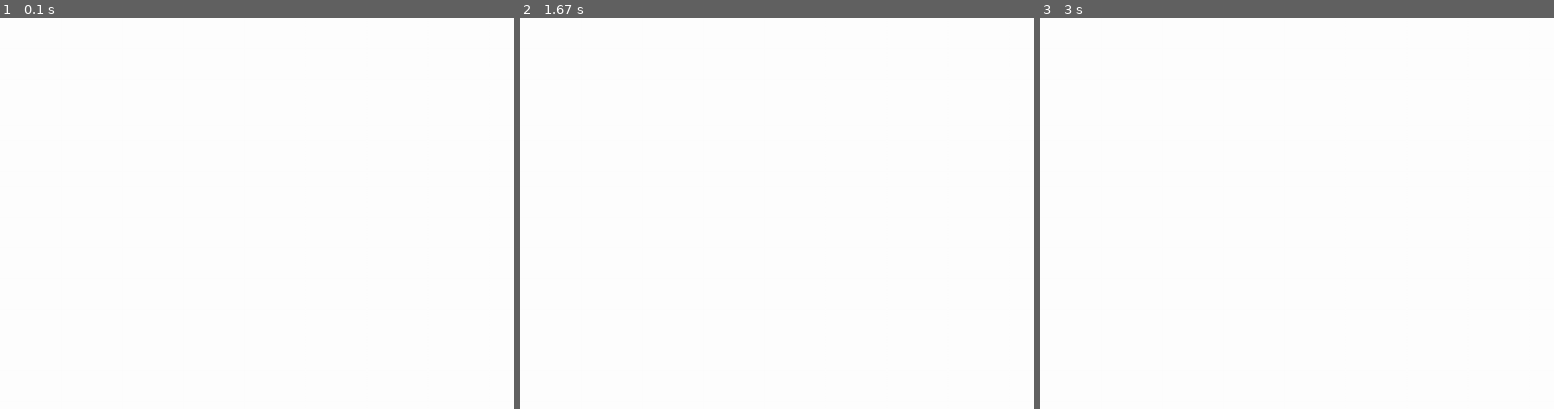
Above: before the commit, frames 1-3 (left to right).
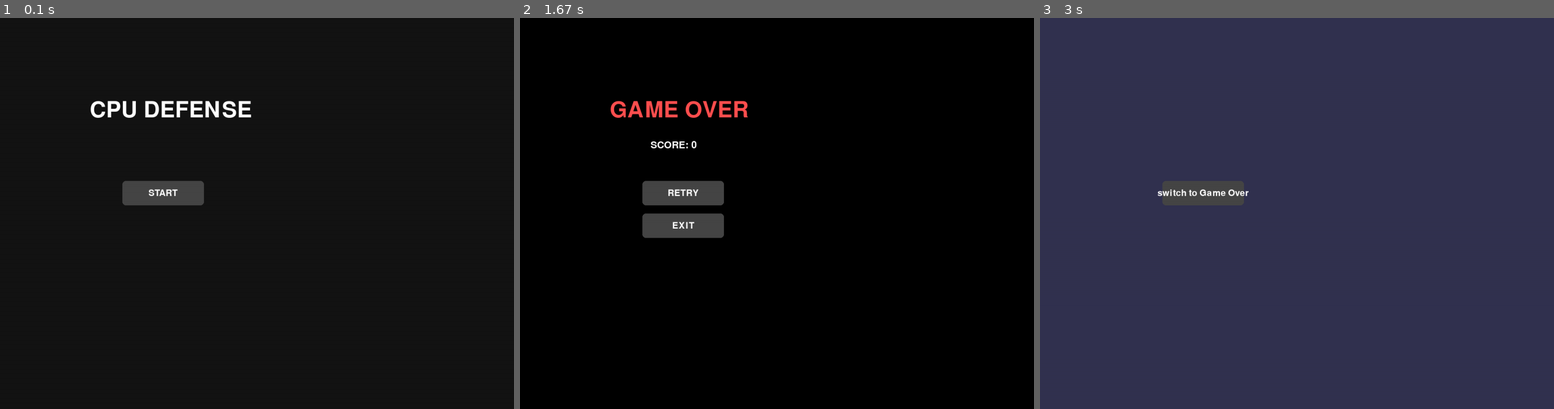
Above: after the commit, the same moments.

Repository: sdk0124/pygame_defense
Game: pygame game, started from main.py
Same seed, same stepped clock (60 frames per second), same inputs: the game is played once before the commit and once after it.
Inputs (mouse positions are in pixels of both pictures, inside the frame that each line leads up to):
- Up to frame 1 (0.1 s): no input
- Up to frame 2 (1.67 s): press the mouse at (684, 193) at 0.37 s; move the mouse to (720, 150) at 0.47 s; release the mouse at (756, 107) at 0.6 s; press the mouse at (684, 193) at 0.7 s; move the mouse to (643, 154) at 0.8 s; release the mouse at (602, 119) at 0.93 s; press the mouse at (684, 193) at 1.03 s; move the mouse to (761, 190) at 1.13 s; release the mouse at (838, 186) at 1.27 s; press the mouse at (684, 193) at 1.37 s; move the mouse to (705, 272) at 1.47 s; release the mouse at (730, 350) at 1.6 s
- Up to frame 3 (3 s): press the mouse at (1204, 225) at 1.7 s; move the mouse to (1204, 158) at 1.8 s; release the mouse at (1204, 92) at 1.93 s; press the mouse at (1204, 193) at 2.03 s; move the mouse to (1235, 186) at 2.13 s; release the mouse at (1266, 178) at 2.27 s; press the mouse at (1204, 193) at 2.37 s; move the mouse to (1230, 256) at 2.47 s; release the mouse at (1255, 319) at 2.6 s; press the mouse at (1204, 193) at 2.7 s; move the mouse to (1168, 217) at 2.8 s; release the mouse at (1137, 236) at 2.93 s

The runs differ from the first frame. In frame 1, 99% of the frame differs, in the area x 0-100%, y 0-100%; in frame 2, 100%; in frame 3, 100%.

Commit message:
Implement Scene Move

Diff:
--- a/core/game.py
+++ b/core/game.py
@@ -1,4 +1,6 @@
 import pygame
+from scenes.scene_state_manager import SceneStateManager
+from scenes.start_scene import StartScene
 from core.settings import FPS, SCREEN_WIDTH, SCREEN_HEIGHT
 
 class Game:
@@ -9,21 +11,13 @@
         self.running = True
         pygame.display.set_caption("CPU Defence")
 
+        self.scene_manager = SceneStateManager(self)
+        self.scene_manager.change_scene(StartScene(self))
+
     def run(self):
         while self.running:
-            self.clock.tick(FPS)
-            self.handle_events()
-            self.update()
-            self.draw()
-
-    def handle_events(self):
-        for event in pygame.event.get():
-            if event.type == pygame.QUIT:
-                self.running = False
-
-    def update(self):
-        pass
-
-    def draw(self):
-        self.screen.fill((255, 255, 255))
-        pygame.display.flip()
+            state = self.scene_manager.get_scene()
+            state.handle_events()
+            state.update(FPS)
+            state.draw(self.screen)
+            pygame.display.flip()
--- /dev/null
+++ b/scenes/end_scene.py
@@ -0,0 +1,39 @@
+import pygame
+from scenes.scene import Scene
+from ui.sample_button import Button
+
+class GameOverScene(Scene):
+    def __init__(self, game, final_score: int = 0):
+        super().__init__(game)
+        self.font = pygame.font.Font(None, 80)
+        self.font_small = pygame.font.Font(None, 36)
+        self.text = self.font.render("GAME OVER", True, (255, 80, 80))
+        self.score_surf = self.font_small.render(f"SCORE: {final_score}", True, (255, 255, 255))
+        self.retry_button = Button(300, 400, 200, 60, "RETRY")
+        self.exit_button = Button(300, 480, 200, 60, "EXIT")
+
+    def handle_events(self) -> None:
+        for event in pygame.event.get():
+            if event.type == pygame.QUIT:
+
+                self.game.running = False
+
+            if self.retry_button.handle_event(event):
+                """게임 화면으로 이동"""
+                from scenes.game_scene import GameScene
+                self.switch_to(GameScene(self.game))
+
+            if self.exit_button.handle_event(event):
+                """(임시) 게임 시작 화면으로 이동"""
+                from scenes.start_scene import StartScene
+                self.switch_to(StartScene(self.game))
+
+    def update(self, dt: float) -> None:
+        pass
+
+    def draw(self, screen: pygame.Surface) -> None:
+        screen.fill((0, 0, 0))
+        screen.blit(self.text, (220, 200))
+        screen.blit(self.score_surf, (320, 300))
+        self.retry_button.draw(screen)
+        self.exit_button.draw(screen)
--- /dev/null
+++ b/scenes/game_scene.py
@@ -0,0 +1,29 @@
+# scenes/game_scene.py
+import pygame
+from ui.sample_button import Button
+from scenes.scene import Scene
+
+class GameScene(Scene):
+    def __init__(self, game):
+        super().__init__(game)
+
+        # 임시 버튼
+        self.end_button = Button(300, 400, 200, 60, "switch to Game Over")
+
+    def handle_events(self) -> None:
+        for event in pygame.event.get():
+            if event.type == pygame.QUIT:
+
+                self.game.running = False
+
+            if self.end_button.handle_event(event):
+
+                from scenes.end_scene import GameOverScene
+                self.switch_to(GameOverScene(self.game, final_score=0))
+
+    def update(self, dt: float) -> None:
+        pass
+
+    def draw(self, screen: pygame.Surface) -> None:
+        screen.fill((50, 50, 80))
+        self.end_button.draw(screen)
--- /dev/null
+++ b/scenes/scene.py
@@ -0,0 +1,35 @@
+# 씬 추상클래스
+
+from __future__ import annotations
+from abc import ABC, abstractmethod
+import pygame
+from typing import TYPE_CHECKING
+
+if TYPE_CHECKING:
+    from core.game import Game
+
+class Scene(ABC):
+    """모든 씬의 공통 인터페이스를 강제하는 추상 클래스."""
+
+    def __init__(self, game: "Game") -> None:
+        self.game = game
+
+    @abstractmethod
+    def handle_events(self) -> None:
+        """입력/이벤트 처리"""
+        raise NotImplementedError
+
+    @abstractmethod
+    def update(self, dt: float) -> None:
+        """게임 로직 업데이트. dt는 초 단위(delta time)."""
+        raise NotImplementedError
+
+    @abstractmethod
+    def draw(self, screen: pygame.Surface) -> None:
+        """렌더링"""
+        raise NotImplementedError
+
+    # 씬 전환 메소드
+    def switch_to(self, next_scene: "Scene") -> None:
+        self.game.scene_manager.change_scene(next_scene)
+        print("Move to next Scene")
--- /dev/null
+++ b/scenes/scene_state_manager.py
@@ -0,0 +1,12 @@
+# 씬을 관리하는 클래스
+
+class SceneStateManager:
+    def __init__(self, game):
+        self.game = game
+        self.current_scene = None
+
+    def get_scene(self):
+        return self.current_scene
+
+    def change_scene(self, target_scene):
+        self.current_scene = target_scene
--- /dev/null
+++ b/scenes/start_scene.py
@@ -0,0 +1,34 @@
+# 게임 시작 씬
+
+import pygame
+from scenes.scene import Scene
+
+from ui.sample_button import Button
+
+class StartScene(Scene):
+    def __init__(self, game):
+        super().__init__(game)
+        self.game = game
+        self.font = pygame.font.Font(None, 80)
+        self.title = self.font.render("CPU DEFENSE", True, (255, 255, 255))
+
+        self.start_button = Button(300, 400, 200, 60, "START")
+
+    def handle_events(self) -> None:
+        for event in pygame.event.get():
+            if event.type == pygame.QUIT:
+
+                self.game.running = False
+
+            if self.start_button.handle_event(event):
+
+                from scenes.game_scene import GameScene
+                self.switch_to(GameScene(self.game))
+
+    def update(self, dt) -> None:
+        pass
+
+    def draw(self, screen):
+        screen.fill((20, 20, 20))
+        screen.blit(self.title, (220, 200))
+        self.start_button.draw(screen)
--- /dev/null
+++ b/ui/sample_button.py
@@ -0,0 +1,46 @@
+# (임시 버튼 클래스 -> 씬 전환 확인용)
+
+import pygame
+
+class Button:
+    def __init__(self, x, y, width, height, text, font_size=32,
+                 text_color=(255, 255, 255), color_idle=(70, 70, 70), color_hover=(100, 100, 100)):
+        """
+        간단한 텍스트 버튼 클래스
+        :param x, y: 버튼 좌표 (왼쪽 상단)
+        :param width, height: 버튼 크기
+        :param text: 버튼에 표시할 문자열
+        :param font_size: 폰트 크기
+        :param text_color: 텍스트 색상
+        :param color_idle: 평상시 버튼 색
+        :param color_hover: 마우스 올릴 때 색
+        """
+        self.rect = pygame.Rect(x, y, width, height)
+        self.text = text
+        self.text_color = text_color
+        self.color_idle = color_idle
+        self.color_hover = color_hover
+
+        self.font = pygame.font.Font(None, font_size)
+        self.hovered = False
+
+    def handle_event(self, event):
+        """이벤트 처리. 클릭 시 True 반환"""
+        if event.type == pygame.MOUSEMOTION:
+            self.hovered = self.rect.collidepoint(event.pos)
+
+        elif event.type == pygame.MOUSEBUTTONDOWN and event.button == 1:
+            if self.rect.collidepoint(event.pos):
+                return True
+
+        return False
+
+    def draw(self, surface):
+        """버튼 렌더링"""
+        color = self.color_hover if self.hovered else self.color_idle
+        pygame.draw.rect(surface, color, self.rect, border_radius=8)
+
+        # 텍스트 중앙 정렬
+        text_surf = self.font.render(self.text, True, self.text_color)
+        text_rect = text_surf.get_rect(center=self.rect.center)
+        surface.blit(text_surf, text_rect)
